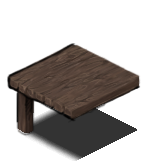
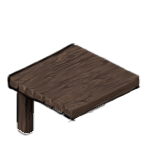
Comparing the layer stacks of the two 148 x 164 images. Changes:
hid "Shadow" over [20, 108, 137, 161]
